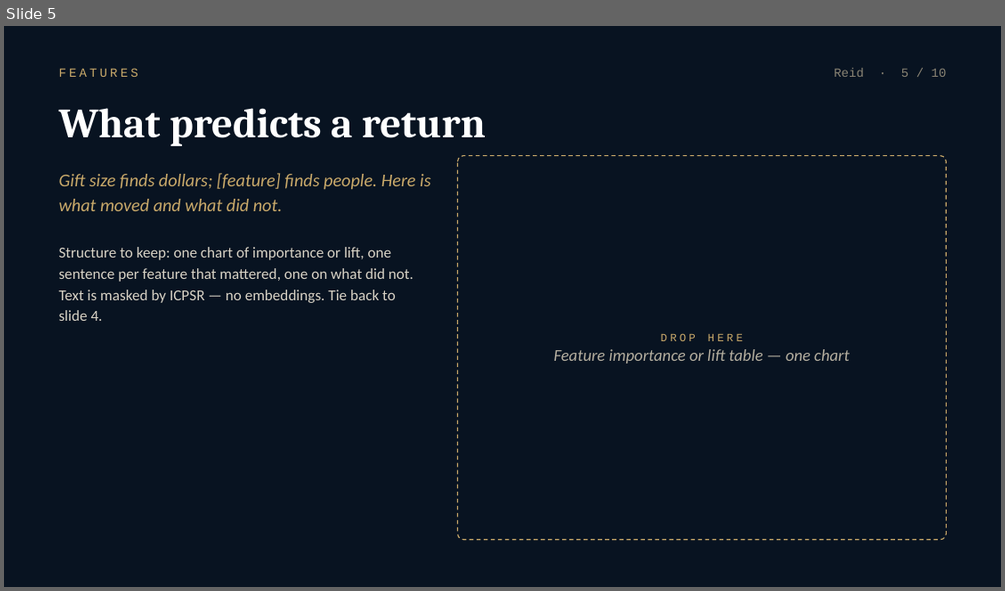
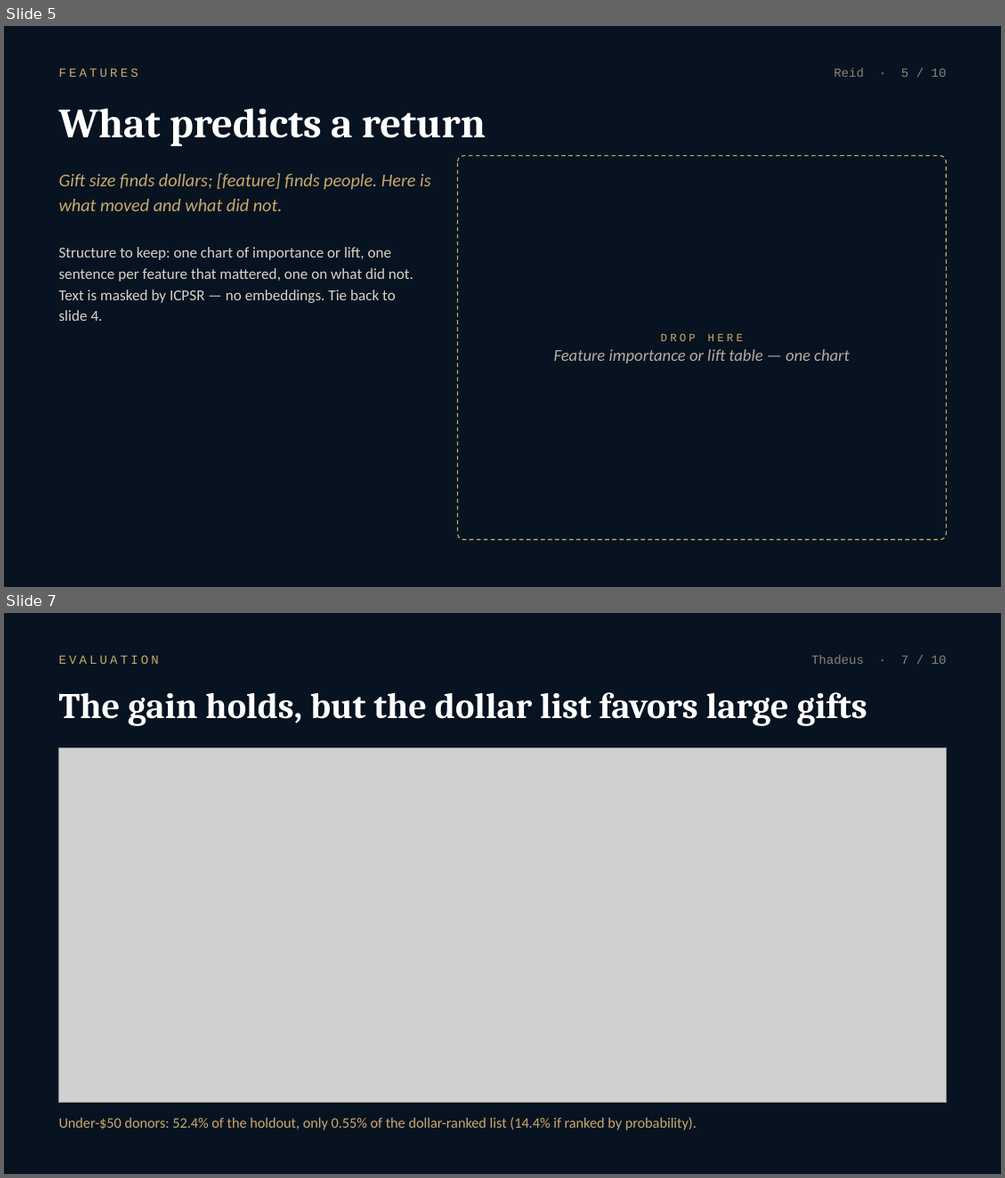
Before and after one commit to bakulbadwal/gbus8496-project, a slide deck: docs/slides/Group11_deck.pptx. Shown one above the other, each under a label of ours: slide 5 before the commit, slides 5 and 7 after it; the slides between them are not shown. The pictures are 1005x591 and 1005x1178 pixels, drawn with LibreOffice and Linux fonts; fonts in the diff are those of the drawing; grey boxes stand for pictures. Boxes give left, top, right and bottom in pixels: in the first picture for what was removed or moved away, otherwise in the second. Text is boxed around its words. In the diff, an @@ line names an element or a change of style, - is before the commit and + after.

Commit message:
Align evaluation with dollar ranking and complete error-analysis slides

```diff
--- a/docs/slides/Group11_deck.pptx
+++ b/docs/slides/Group11_deck.pptx
@@ slide 7 added at (4, 613, 1001, 1174), background #081321 @@
@@ text added at (59, 655, 159, 664), 9 pt, text #C9A96A @@
+EVALUATION
@@ text added at (811, 655, 947, 664), 9 pt, text #8A8474 @@
+Thadeus · 7 / 10
@@ text added at (59, 692, 867, 726), 26 pt, text #FFFFFF, bold @@
+The gain holds, but the dollar list favors large gifts
@@ picture added at (59, 747, 946, 1103) @@
@@ text added at (59, 1117, 696, 1130), 10.5 pt, text #C9A96A @@
+Under-$50 donors: 52.4% of the holdout, only 0.55% of the dollar-ranked list (14.4% if ranked by probability).
```
Also in this commit, not shown: 4 slides changed, 1 slide removed, 20 other files.
